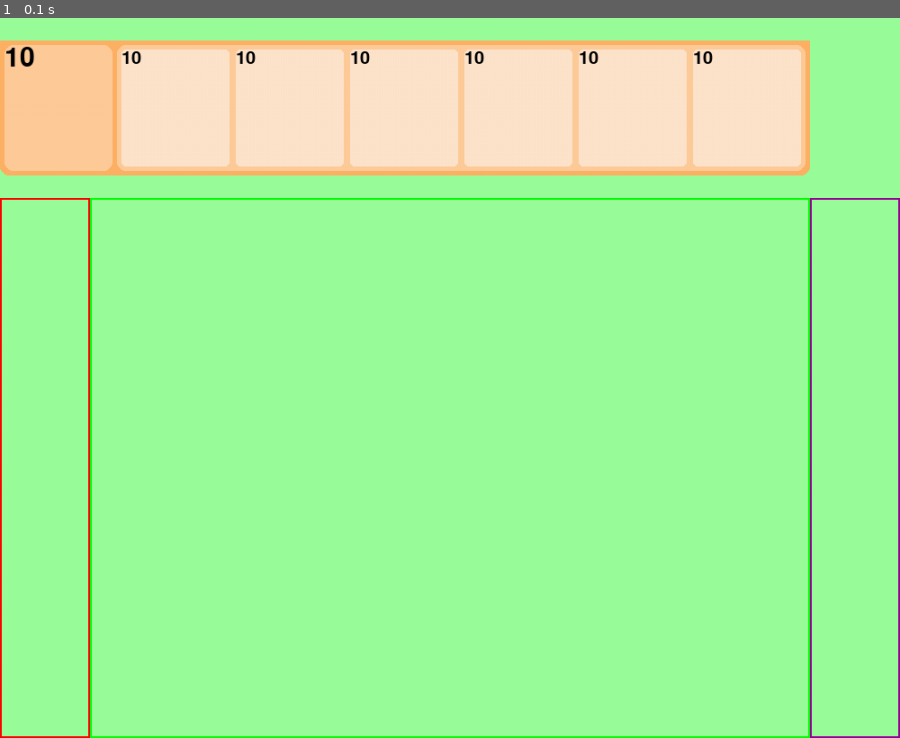
Above: before the commit, frame 1.
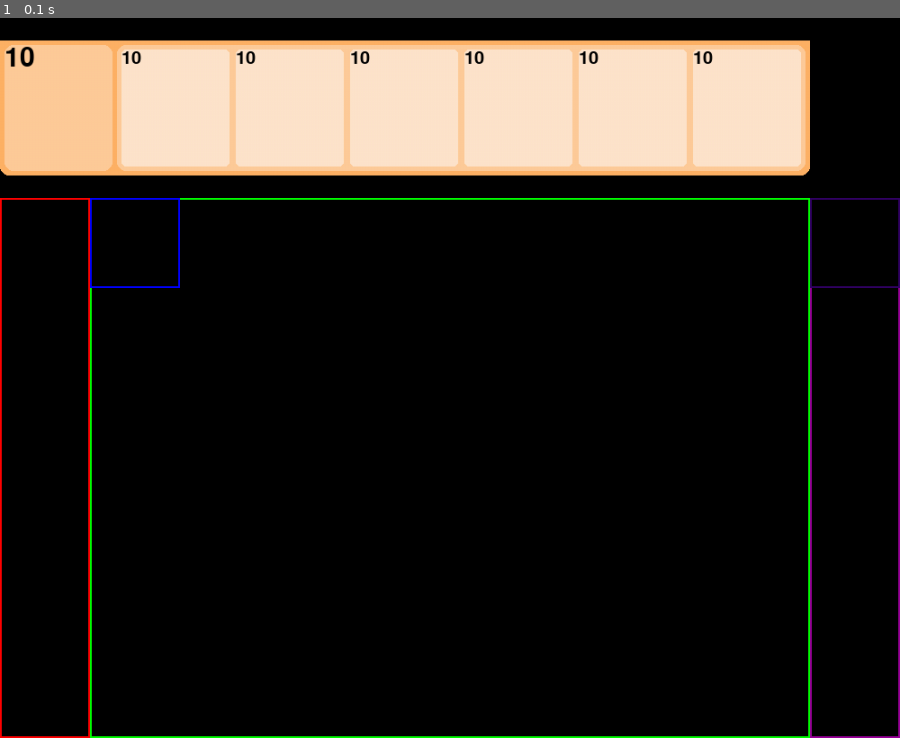
Above: after the commit, the same moment.

Repository: kapusta-gg/pygame_group5
Game: pygame game, started from main.py
Two runs of this game, one before a commit and one after it. Both use one fixed random seed, a clock stepped at 60 frames per second and the inputs below.
Inputs:
- Up to frame 1 (0.1 s): no input

The runs differ from the first frame. In frame 1, 83% of the frame differs, in the area x 0-100%, y 0-100%.

Commit message:
Описан файлы plants.py и zombies.py

Diff:
--- a/main.py
+++ b/main.py
@@ -1,6 +1,7 @@
 from models.zone import *
 from models.interface import *
-
+from models.entities.plants import *
+from models.entities.zombies import *
 
 if __name__ == '__main__':
     pygame.init()
@@ -13,6 +14,10 @@
 
     hud = MainHUD()
 
+    #Тестовые
+    plant = Plant(100, 200)
+    zombie = Zombie(900 ,200)
+
     running = True
     while running:
         # Просматриваем все события
@@ -20,10 +25,13 @@
             if event.type == pygame.QUIT:
                 running = False
         # Отрисовка объектов
-        screen.fill((153, 255, 153))
+        screen.fill((0, 0, 0))
         dead_zone.draw(screen)
         main_zone.draw(screen)
         spawn_zone.draw(screen)
         hud.draw(screen)
+
+        plant.draw(screen)
+        zombie.draw(screen)
         # Обновление экрана
         pygame.display.flip()
--- /dev/null
+++ b/models/entities/plants.py
@@ -0,0 +1,10 @@
+import pygame
+
+
+class Plant:
+    def __init__(self, x: int, y: int):
+        self.plant_hitbox = pygame.rect.Rect(x, y, 100, 100)
+        self.plant_color = pygame.color.Color((0, 0, 255))
+
+    def draw(self, screen: pygame.Surface):
+        pygame.draw.rect(screen, self.plant_color, self.plant_hitbox, width=2)
--- /dev/null
+++ b/models/entities/zombies.py
@@ -0,0 +1,10 @@
+import pygame
+
+
+class Zombie:
+    def __init__(self, x: int, y: int):
+        self.zombie_hitbox = pygame.rect.Rect(x, y, 100, 100)
+        self.zombie_color = pygame.color.Color((51, 0, 102))
+
+    def draw(self, screen: pygame.Surface):
+        pygame.draw.rect(screen, self.zombie_color, self.zombie_hitbox, width=2)
